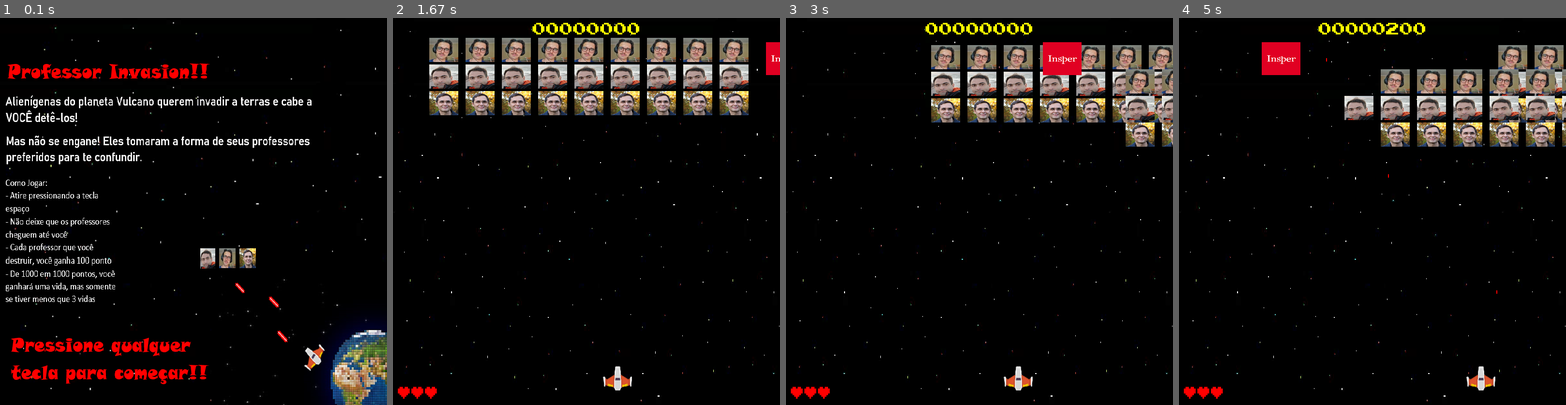
Above: before the commit, frames 1-4 (left to right).
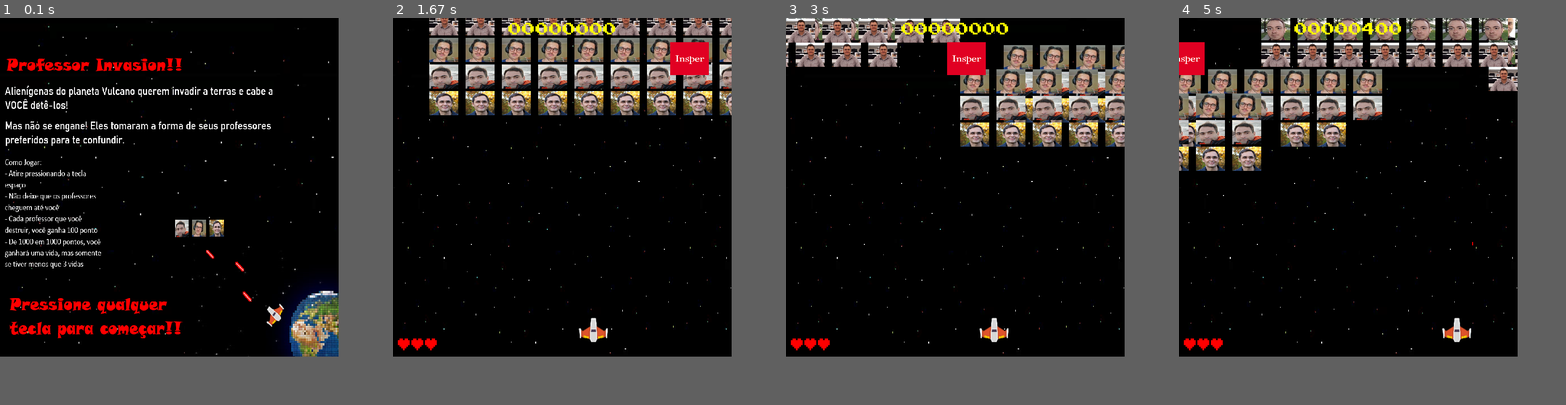
Above: after the commit, the same moments.

Repository: MatheusCastellucci/Pygame_projeto
Game: pygame game, started from jogo.py
Same seed, same stepped clock (60 frames per second), same inputs: the game is played once before the commit and once after it.
Inputs:
- Up to frame 1 (0.1 s): no input
- Up to frame 2 (1.67 s): hold Right 0.33-0.8 s; hold Right 0.83-1.3 s; hold Left from 1.33 s (still down)
- Up to frame 3 (3 s): release Left at 1.87 s; hold Left 1.9-2.3 s; hold Right 2.33-2.97 s
- Up to frame 4 (5 s): tap Space at 3, 3.4, 3.7, 3.9, 4.2, 4.4, 4.7, 4.9 s; hold Left 3.33-3.8 s; hold Right 3.83-4.3 s; hold Right 4.33-4.8 s; hold Left from 4.83 s (still down)
In our replay, the window is 800x800 before the commit and 700x700 after it. These sizes can differ from the game's own. Grey fills any space a smaller window leaves; there, only what the larger window draws over its background counts as a difference.

The runs differ from the first frame. In frame 1, 17% of the frame differs, in the area x 1-100%, y 0-100%; in frame 2, 5.6%; in frame 3, 17%; in frame 4, 25%, in the area x 0-100%, y 0-100%.

Commit message:
Criação de novos inimigos

Diff:
--- a/jogo.py
+++ b/jogo.py
@@ -43,8 +43,8 @@
 def defeat_screen(screen):
     return state
 
-WIDTH = 800
-HEIGHT = 800
+WIDTH = 700
+HEIGHT = 700
 window = pygame.display.set_mode((WIDTH, HEIGHT))
 pygame.display.set_caption('Professors Invasion!!')
 
@@ -70,6 +70,15 @@
 guzzo_img = pygame.image.load('imagens/Guzzo.jpg').convert()
 assets['guzzo_img'] = pygame.transform.scale(guzzo_img, (PROFESSOR_WIDTH, PROFESSOR_HEIGHT))
 
+Sergio_img = pygame.image.load('imagens/Sergio.jpg').convert_alpha()
+assets['sergio_img'] = pygame.transform.scale(Sergio_img, (PROFESSOR_WIDTH, PROFESSOR_HEIGHT))
+
+Carlos_img = pygame.image.load('imagens/Carlos.jpg').convert()
+assets['carlos_img'] = pygame.transform.scale(Carlos_img, (PROFESSOR_WIDTH, PROFESSOR_HEIGHT))
+
+Leo_img = pygame.image.load('imagens/Leonidas.jpg').convert()
+assets['leo_img'] = pygame.transform.scale(Leo_img, (PROFESSOR_WIDTH, PROFESSOR_HEIGHT))
+
 insper_img = pygame.image.load('imagens/Inspu.png').convert_alpha()
 assets['insper_img'] = pygame.transform.scale(insper_img, (INSPER_WIDTH, INSPER_HEIGHT))
 
@@ -83,6 +92,9 @@
 assets['Verif_guzzo'] = 0
 assets['Verif_hage'] = 0
 assets['Verif_hum'] = 0
+assets['Verif_sergio'] = 0
+assets['Verif_leo'] = 0
+assets['Verif_carlos'] = 0
 
 assets["fonte_score"] = pygame.font.Font('fontes/PressStart2P.ttf', 28)
 assets['pew_sound'] = pygame.mixer.Sound('sons/tirinho.wav')
@@ -137,7 +149,7 @@
 
     def update(self):
         if self.rect.y >= 55 and assets['Verif_guzzo'] <= 9:
-            self.speedx = 3
+            self.speedx = 5
             self.speedy = 0
             assets['Verif_guzzo'] += 1
         self.rect.x += self.speedx
@@ -161,7 +173,7 @@
     def update(self):
 
         if self.rect.y >= 110 and assets['Verif_hum'] <= 9:
-            self.speedx = 3
+            self.speedx = 5
             self.speedy = 0
             assets['Verif_hum'] += 1
 
@@ -186,9 +198,84 @@
 
     def update(self):
         if self.rect.y >= 165 and assets['Verif_hage'] <= 9:
-            self.speedx = 3
+            self.speedx = 5
             self.speedy = 0
             assets['Verif_hage'] += 1
+
+        self.rect.x += self.speedx
+        self.rect.y += self.speedy
+
+        if self.rect.top > HEIGHT or self.rect.right < 0 or self.rect.left > WIDTH:
+            self.rect.y += 50
+            self.speedx *= -1
+        if self.rect.y >= HEIGHT-20:
+            self.kill()
+
+class EnemySergio(pygame.sprite.Sprite):
+    def __init__(self, assets):
+        pygame.sprite.Sprite.__init__(self)
+        self.image = assets['sergio_img']
+        self.mask = pygame.mask.from_surface(self.image)
+        self.rect = self.image.get_rect()
+        self.rect.x = assets['pos_x']
+        self.rect.y = assets['pos_y'] - 220
+        self.speedx = 0
+        self.speedy = 3
+
+    def update(self):
+        if self.rect.y >= 0 and assets['Verif_sergio'] <= 9:
+            self.speedx = -5
+            self.speedy = 0
+            assets['Verif_sergio'] += 1
+        self.rect.x += self.speedx
+        self.rect.y += self.speedy
+
+        if self.rect.top > HEIGHT or self.rect.right < 0 or self.rect.left > WIDTH:
+            self.rect.y += 50
+            self.speedx *= -1
+
+class EnemyCarlos(pygame.sprite.Sprite):
+    def __init__(self, assets):
+        pygame.sprite.Sprite.__init__(self)
+        self.image = assets['carlos_img']
+        self.mask = pygame.mask.from_surface(self.image)
+        self.rect = self.image.get_rect()
+        self.rect.x = assets['pos_x']
+        self.rect.y = assets['pos_y'] - 275
+        self.speedx = 0
+        self.speedy = 3
+
+    def update(self):
+
+        if self.rect.y >= -55 and assets['Verif_carlos'] <= 9:
+            self.speedx = -5
+            self.speedy = 0
+            assets['Verif_carlos'] += 1
+
+        self.rect.x += self.speedx
+        self.rect.y += self.speedy
+
+        if self.rect.top > HEIGHT or self.rect.right < 0 or self.rect.left > WIDTH:
+            self.rect.y += 50
+            self.speedx *= -1
+
+class EnemyLeo(pygame.sprite.Sprite):
+    def __init__(self, assets):
+        pygame.sprite.Sprite.__init__(self)
+        self.image = assets['leo_img']
+        self.mask = pygame.mask.from_surface(self.image)
+        self.rect = self.image.get_rect()
+        self.rect.x = assets['pos_x']
+        self.rect.y = assets['pos_y'] - 330
+        self.speedx = 0
+        self.speedy = 3
+
+
+    def update(self):
+        if self.rect.y >= -110 and assets['Verif_leo'] <= 9:
+            self.speedx = -5
+            self.speedy = 0
+            assets['Verif_leo'] += 1
 
         self.rect.x += self.speedx
         self.rect.y += self.speedy
@@ -240,6 +327,9 @@
 all_guzzos = pygame.sprite.Group()
 all_humbertos = pygame.sprite.Group()
 all_hages = pygame.sprite.Group()
+all_leonidas = pygame.sprite.Group()
+all_sergio = pygame.sprite.Group()
+all_carlos = pygame.sprite.Group()
 all_insper = pygame.sprite.Group()
 all_tirinhos = pygame.sprite.Group()
 groups = {}
@@ -248,6 +338,9 @@
 groups['all_guzzos'] = all_guzzos
 groups['all_humberto'] = all_humbertos
 groups['all_hages'] = all_hages
+groups['all_carlos'] = all_carlos
+groups['all_leonidas'] = all_leonidas
+groups['all_sergio'] = all_sergio
 groups['all_tirinhos'] = all_tirinhos
 
 player = Ship(groups, assets)
@@ -264,9 +357,16 @@
     guzzo = EnemyGUZZO(assets)
     all_sprites.add(guzzo)
     all_guzzos.add(guzzo)
-
-assets ['pos_x'] = 75
-assets ['pos_x'] *= x
+    carlos = EnemyCarlos(assets)
+    all_sprites.add(carlos)
+    all_carlos.add(carlos)
+    leo = EnemyLeo(assets)
+    all_sprites.add(leo)
+    all_leonidas.add(leo)
+    sergio = EnemySergio(assets)
+    all_sprites.add(sergio)
+    all_sergio.add(sergio)
+
 insper = EnemyINSPER(assets)
 all_sprites.add(insper)
 all_insper.add(insper)
@@ -316,26 +416,47 @@
         hits1 = pygame.sprite.groupcollide(all_hages, all_tirinhos, True, True, pygame.sprite.collide_mask)
         hits2 = pygame.sprite.groupcollide(all_humbertos, all_tirinhos, True, True, pygame.sprite.collide_mask)
         hits3 = pygame.sprite.groupcollide(all_guzzos, all_tirinhos, True, True, pygame.sprite.collide_mask)
-        hits4 = pygame.sprite.groupcollide(all_insper, all_tirinhos, False, True, pygame.sprite.collide_mask)
+        hits4 = pygame.sprite.groupcollide(all_sergio, all_tirinhos, True, True, pygame.sprite.collide_mask)
+        hits5 = pygame.sprite.groupcollide(all_carlos, all_tirinhos, True, True, pygame.sprite.collide_mask)
+        hits6 = pygame.sprite.groupcollide(all_leonidas, all_tirinhos, True, True, pygame.sprite.collide_mask)
+        hits7 = pygame.sprite.groupcollide(all_insper, all_tirinhos, False, True, pygame.sprite.collide_mask)
         for hage in hits1:
             assets['mata_alien_prof'].play()
             score += 100
-            if score % 1000 == 0 and vidas < 3:
+            if score % 5000 == 0 and vidas < 3:
                 vidas += 1
 
         for humberto in hits2:
             assets['mata_alien_prof'].play()
             score += 100
-            if score % 1000 == 0 and vidas < 3:
+            if score % 5000 == 0 and vidas < 3:
                 vidas += 1
 
         for guzzo in hits3:
             assets['mata_alien_prof'].play()
             score += 100
-            if score % 1000 == 0 and vidas < 3:
+            if score % 5000 == 0 and vidas < 3:
                 vidas += 1
 
-        for insper in hits4:
+        for sergio in hits4:
+            assets['mata_alien_prof'].play()
+            score += 100
+            if score % 5000 == 0 and vidas < 3:
+                vidas += 1
+
+        for carlos in hits5:
+            assets['mata_alien_prof'].play()
+            score += 100
+            if score % 5000 == 0 and vidas < 3:
+                vidas += 1
+
+        for leo in hits6:
+            assets['mata_alien_prof'].play()
+            score += 100
+            if score % 5000 == 0 and vidas < 3:
+                vidas += 1
+
+        for insper in hits7:
             assets['mata_alien_prof'].play()
             vidas_insper -= 1
             if vidas_insper == 0:
@@ -356,10 +477,28 @@
             guzzo.kill()
             if vidas == 0:
                 state = DONE
-        hits5 = pygame.sprite.spritecollide(player, all_hages, True, pygame.sprite.collide_mask)
-        hits6 = pygame.sprite.spritecollide(player, all_humbertos, True, pygame.sprite.collide_mask)
-        hits7 = pygame.sprite.spritecollide(player, all_guzzos, True, pygame.sprite.collide_mask)
-        if len(hits5) > 0 or len(hits6) > 0 or len(hits7) > 0:
+        if sergio.rect.y > HEIGHT-20:
+            vidas -= 1
+            sergio.kill()
+            if vidas == 0:
+                state = DONE
+        if carlos.rect.y > HEIGHT-20:
+            vidas -= 1
+            carlos.kill()
+            if vidas == 0:
+                state = DONE
+        if leo.rect.y > HEIGHT-20:
+            vidas -= 1
+            leo.kill()
+            if vidas == 0:
+                state = DONE
+        hits8 = pygame.sprite.spritecollide(player, all_hages, True, pygame.sprite.collide_mask)
+        hits9 = pygame.sprite.spritecollide(player, all_humbertos, True, pygame.sprite.collide_mask)
+        hits10 = pygame.sprite.spritecollide(player, all_guzzos, True, pygame.sprite.collide_mask)
+        hits11 = pygame.sprite.spritecollide(player, all_sergio, True, pygame.sprite.collide_mask)
+        hits12 = pygame.sprite.spritecollide(player, all_carlos, True, pygame.sprite.collide_mask)
+        hits13 = pygame.sprite.spritecollide(player, all_leonidas, True, pygame.sprite.collide_mask)
+        if len(hits8) > 0 or len(hits9) > 0 or len(hits10) > 0 or len(hits11) > 0 or len(hits12) > 0 or len(hits13) > 0:
             vidas -= 1
         if vidas == 0:
             state = DONE
@@ -367,7 +506,6 @@
             assets['Verif_guzzo'] = 0
             assets['Verif_hage'] = 0
             assets['Verif_hum'] = 0
-            #pygame.time.delay(2000)
             for x in range(1, 10):
                 assets ['pos_x'] = 75
                 assets ['pos_x'] *= x
@@ -380,8 +518,22 @@
                 guzzo = EnemyGUZZO(assets)
                 all_sprites.add(guzzo)
                 all_guzzos.add(guzzo)
-
-
+        if len(all_carlos) == 0 and len(all_leonidas) == 0 and len(all_sergio) == 0:
+            assets['Verif_sergio'] = 0
+            assets['Verif_leo'] = 0
+            assets['Verif_carlos'] = 0
+            for x in range(1, 10):
+                assets ['pos_x'] = 75
+                assets ['pos_x'] *= x
+                carlos = EnemyCarlos(assets)
+                all_sprites.add(carlos)
+                all_carlos.add(carlos)
+                leo = EnemyLeo(assets)
+                all_sprites.add(leo)
+                all_leonidas.add(leo)
+                sergio = EnemySergio(assets)
+                all_sprites.add(sergio)
+                all_sergio.add(sergio)
     window.fill((0, 0, 0))
     window.blit(assets['background'], (0, 0))
 
